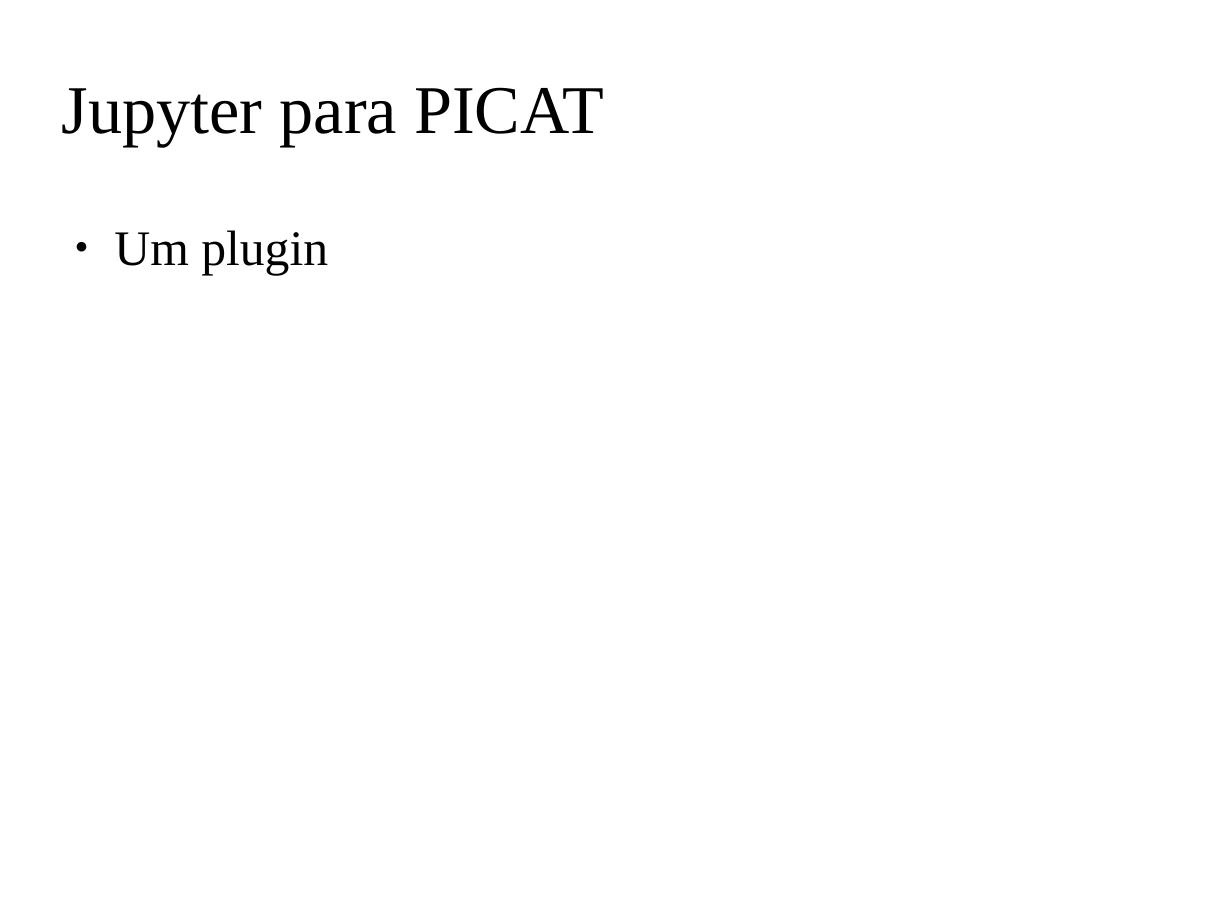
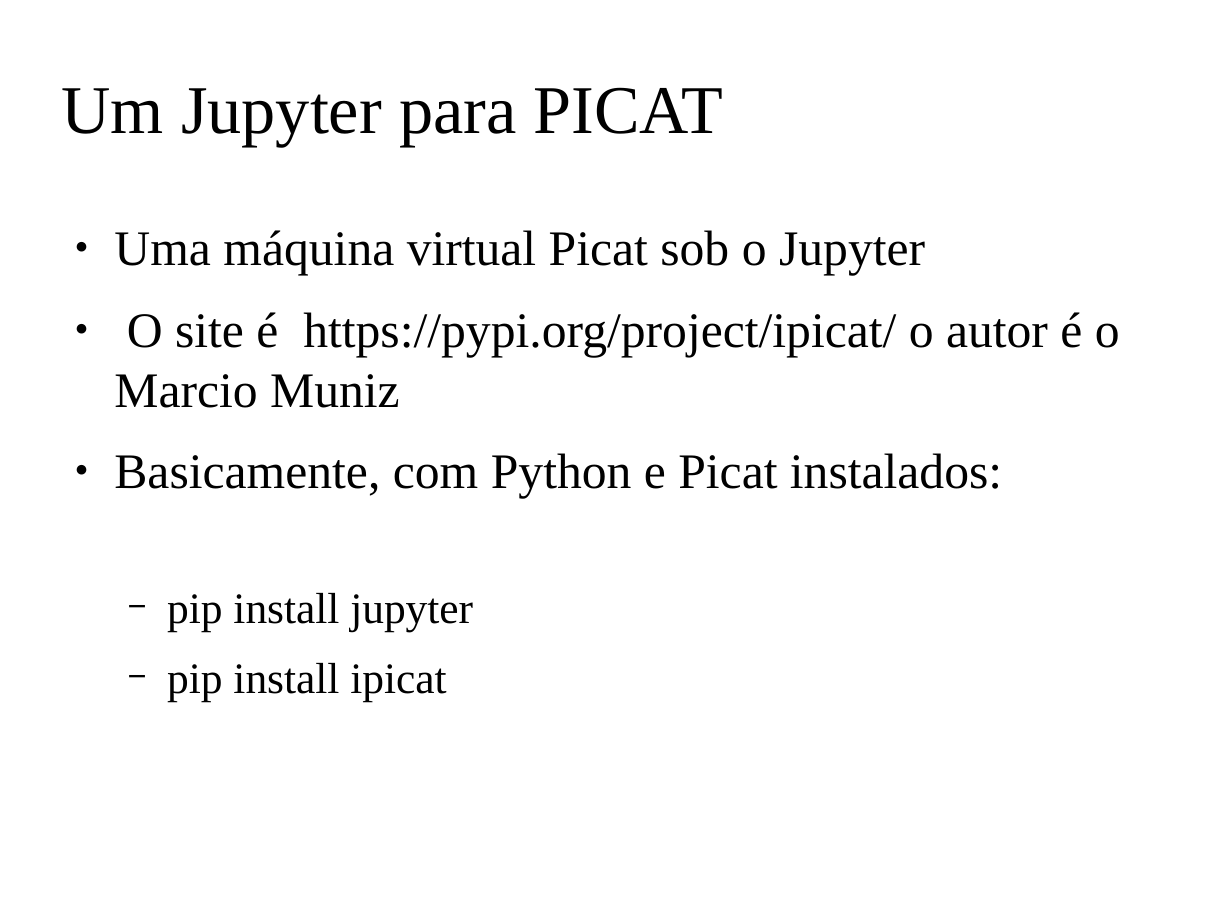
Before and after one commit to claudiosa/CCS, a slide deck: slide 4 of picat/YOUTUBE_dfs_jupyter_picat/slides_picat_jupyter_dfs.odp (slide 3 before the commit). Drawn at 1232x924 pixels with LibreOffice and Linux fonts; fonts in the diff are those of the drawing; background and template pictures are left out. Boxes give left, top, right and bottom in pixels: in the first picture for what was removed or moved away, otherwise in the second. Text is boxed around its words. In the diff, an @@ line names an element or a change of style, - is before the commit and + after.

```diff
--- a/picat/YOUTUBE_dfs_jupyter_picat/slides_picat_jupyter_dfs.odp
+++ b/picat/YOUTUBE_dfs_jupyter_picat/slides_picat_jupyter_dfs.odp
@@ title at [62,87,724,147]: text changed @@
-Jupyter para PICAT
+Um Jupyter para PICAT
@@ text at [114,230,1120,702]: text changed @@
-● Um plugin
+● Uma máquina virtual Picat sob o Jupyter
+● O site é https://pypi.org/project/ipicat/ o autor é o Marcio Muniz
+● Basicamente, com Python e Picat instalados:
+  − pip install jupyter
+  − pip install ipicat
```
Also in this commit, not shown: 2 other slides changed, 5 slides added, 15 other files.
